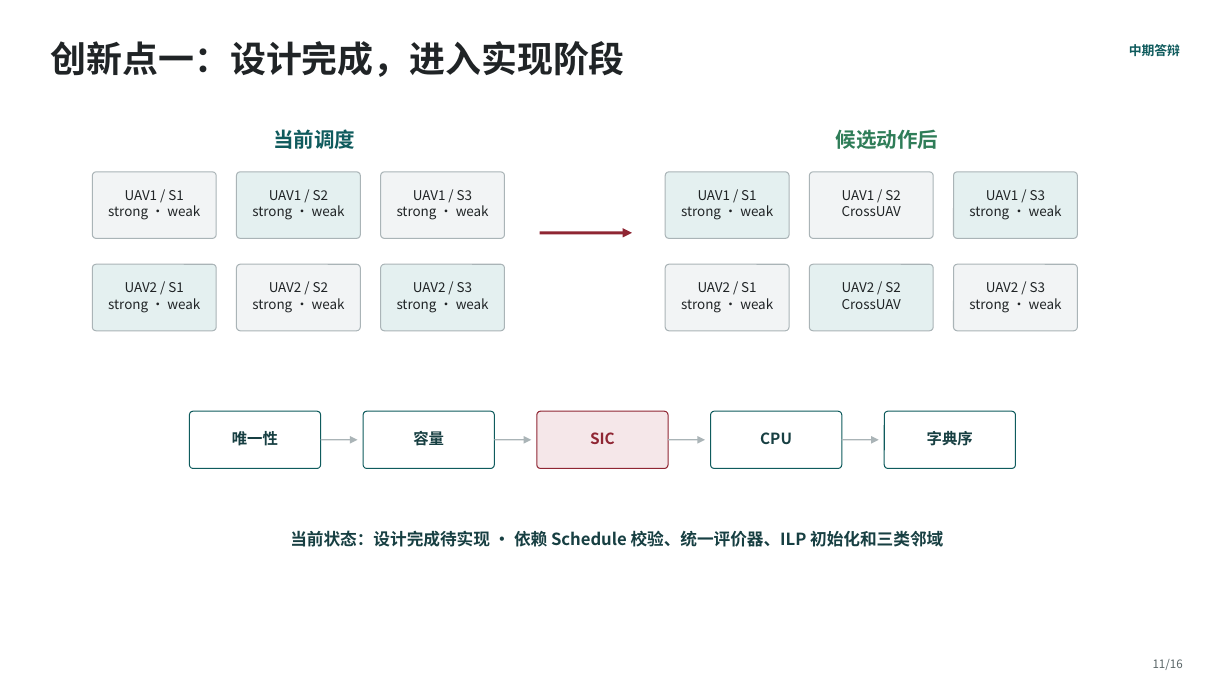
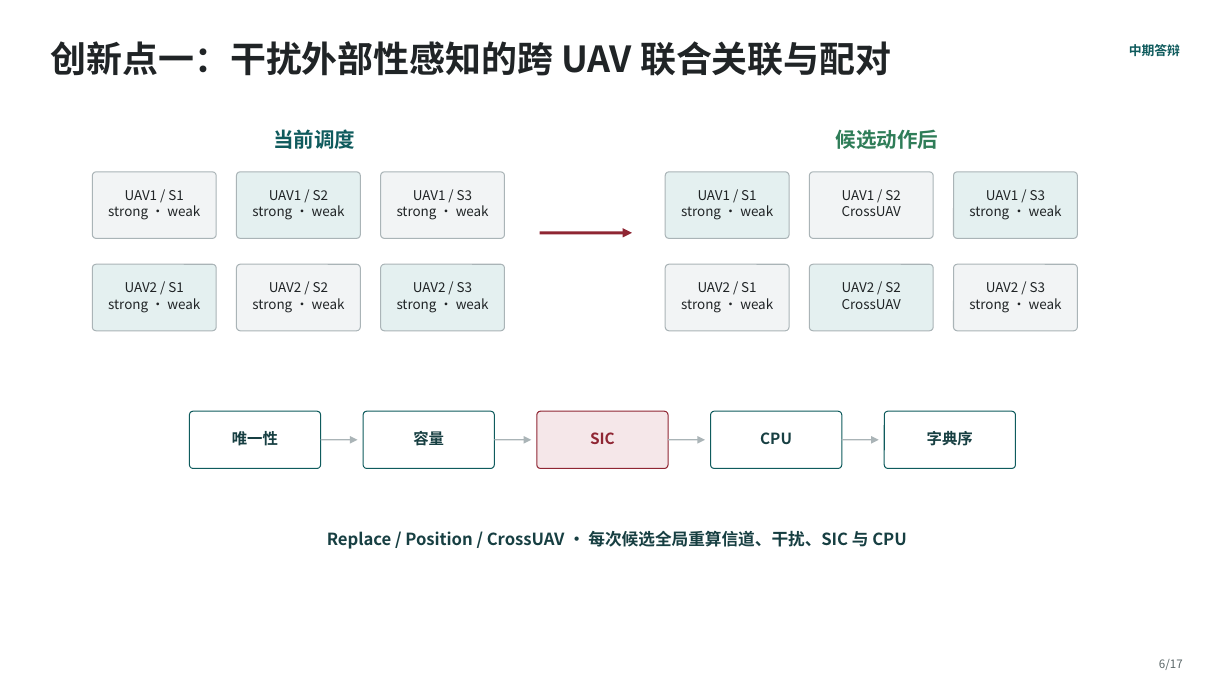
Before and after one commit to Timx-G/Master-Thesis, a slide deck: slide 6 of deliverables/defense_2026/outputs/中期答辩_关铭锡.pptx (slide 11 before the commit). Drawn at 1232x693 pixels with LibreOffice and Linux fonts; fonts in the diff are those of the drawing. Boxes give left, top, right and bottom in pixels: in the first picture for what was removed or moved away, otherwise in the second. Text is boxed around its words. In the diff, an @@ line names an element or a change of style, - is before the commit and + after.

```diff
--- a/deliverables/defense_2026/outputs/中期答辩_关铭锡.pptx
+++ b/deliverables/defense_2026/outputs/中期答辩_关铭锡.pptx
@@ text at (51,41,891,76): text changed @@
-创新点一：设计完成，进入实现阶段
+创新点一：干扰外部性感知的跨 UAV 联合关联与配对
@@ text at (327,530,906,549): text changed @@
-当前状态：设计完成待实现 · 依赖 Schedule 校验、统一评价器、ILP 初始化和三类邻域
+Replace / Position / CrossUAV · 每次候选全局重算信道、干扰、SIC 与 CPU
@@ text at (1159,659,1183,670): text changed @@
-11/16
+6/17
```
Also in this commit, not shown: 7 other slides changed, 9 slides added, 8 slides removed, 55 other files.
